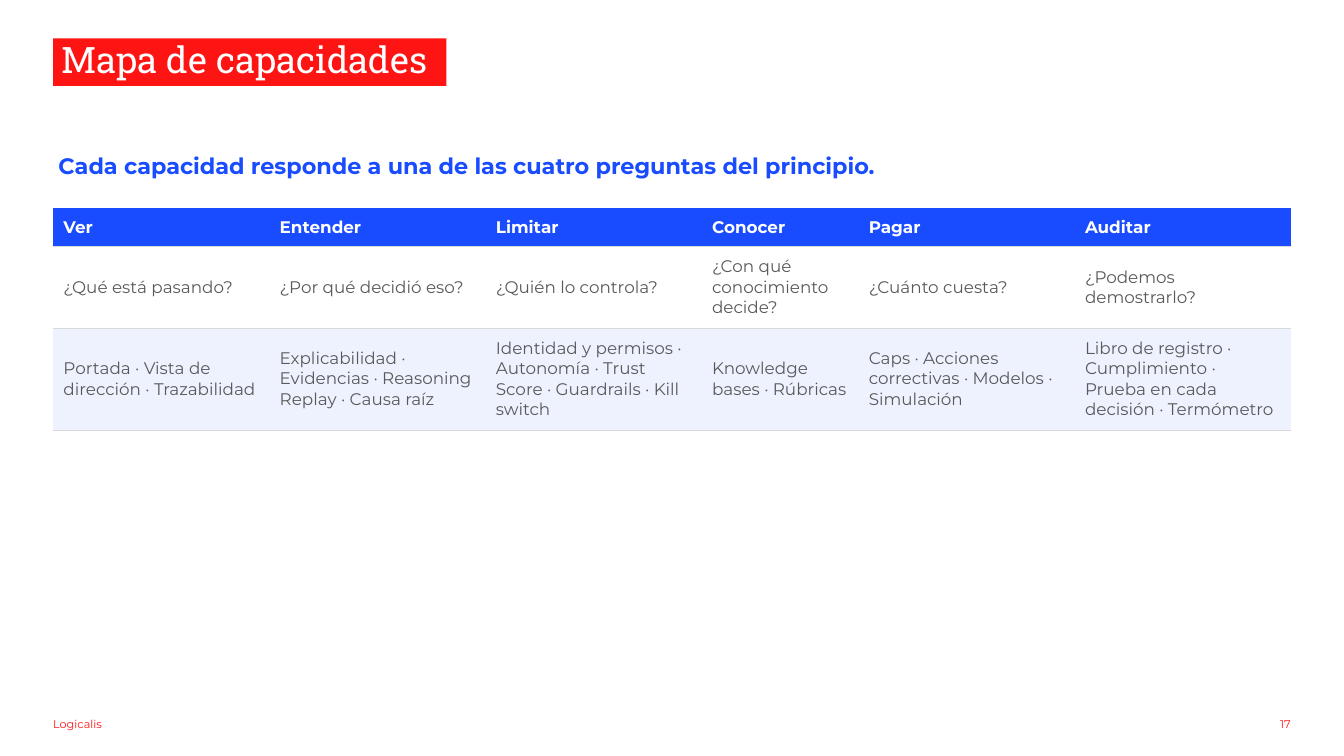
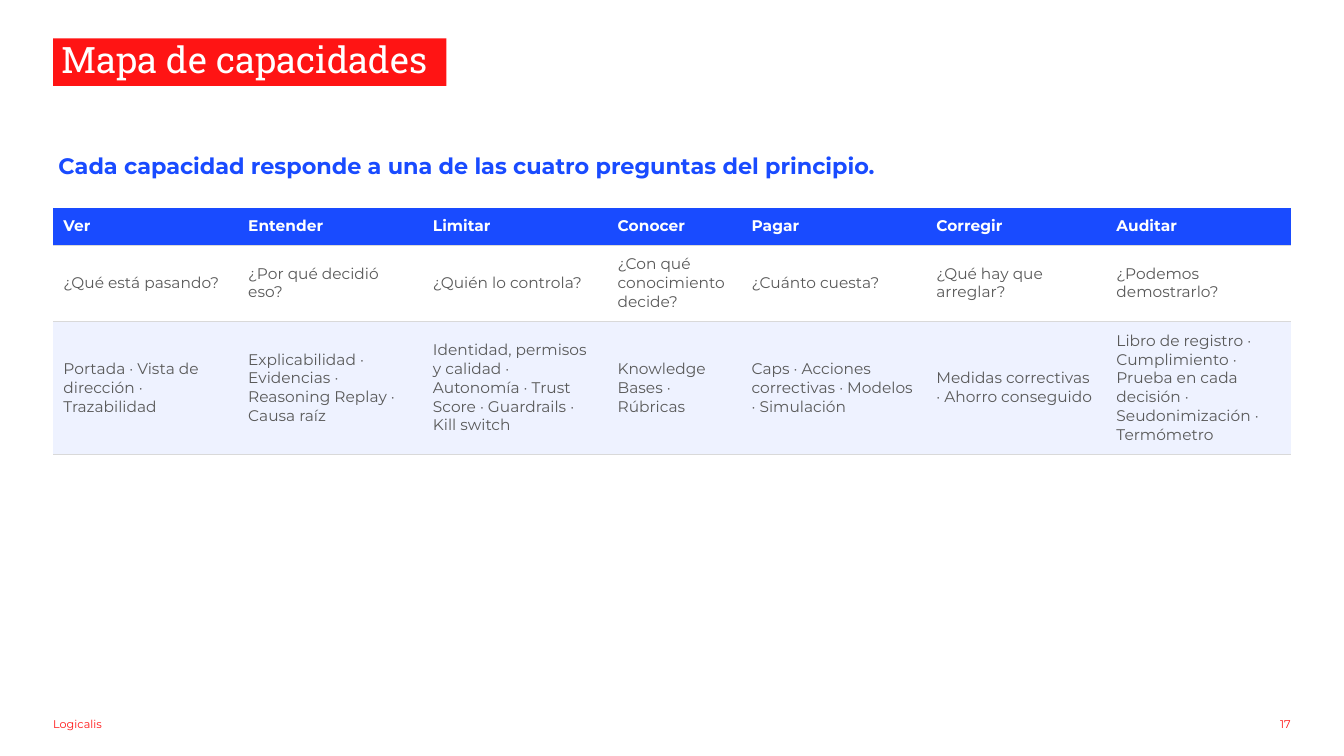
Before and after one commit to nachoenjuto/fnol-triage-v2, a slide deck: slide 17 of _docs/slides-observabilidad.pptx. Drawn at 1344x756 pixels with LibreOffice and Linux fonts; fonts in the diff are those of the drawing; background and template pictures are left out. Boxes give left, top, right and bottom in pixels: in the first picture for what was removed or moved away, otherwise in the second. Text is boxed around its words. In the diff, an @@ line names an element or a change of style, - is before the commit and + after.

```diff
--- a/_docs/slides-observabilidad.pptx
+++ b/_docs/slides-observabilidad.pptx
@@ table at (x1=53, y1=208, x2=1291, y2=455) @@
-column 3, row 3: Identidad y permisos · Autonomía · Trust Score · Guardrails · Kill switch
+column 3, row 3: Identidad, permisos y calidad · Autonomía · Trust Score · Guardrails · Kill switch
-column 4, row 3: Knowledge bases · Rúbricas
+column 4, row 3: Knowledge Bases · Rúbricas
-column 6: Auditar | ¿Podemos demostrarlo? | Libro de registro · Cumplimiento · Prueba en cada decisión · Termómetro
+column 6: Corregir | ¿Qué hay que arreglar? | Medidas correctivas · Ahorro conseguido
+column 7: Auditar | ¿Podemos demostrarlo? | Libro de registro · Cumplimiento · Prueba en cada decisión · Seudonimización · Termómetro
```
Also in this commit, not shown: 4 other slides changed, 7 slides added, 51 other files.
